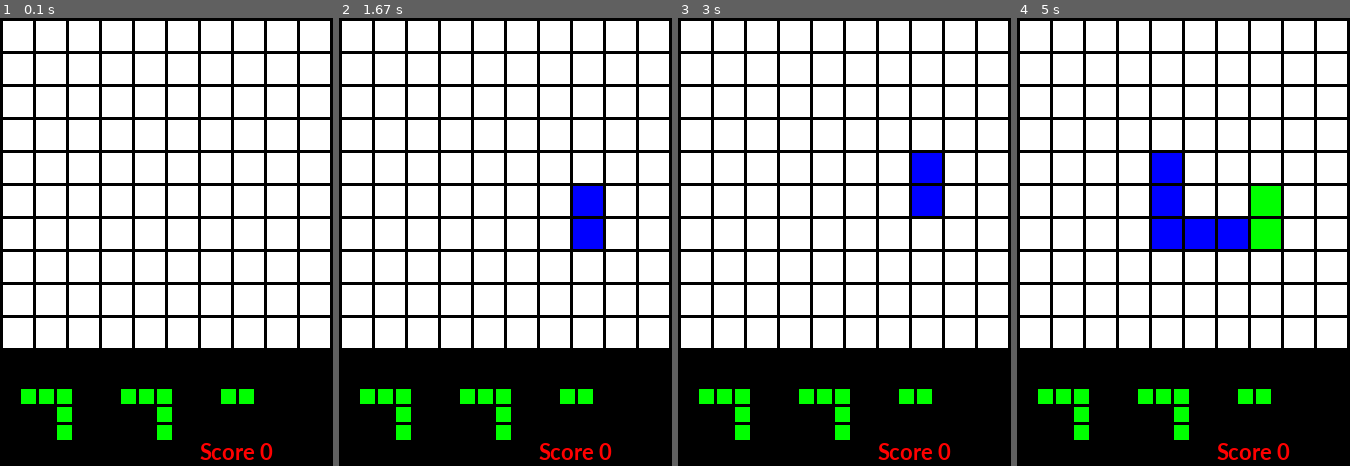
Above: before the commit, frames 1-4 (left to right).
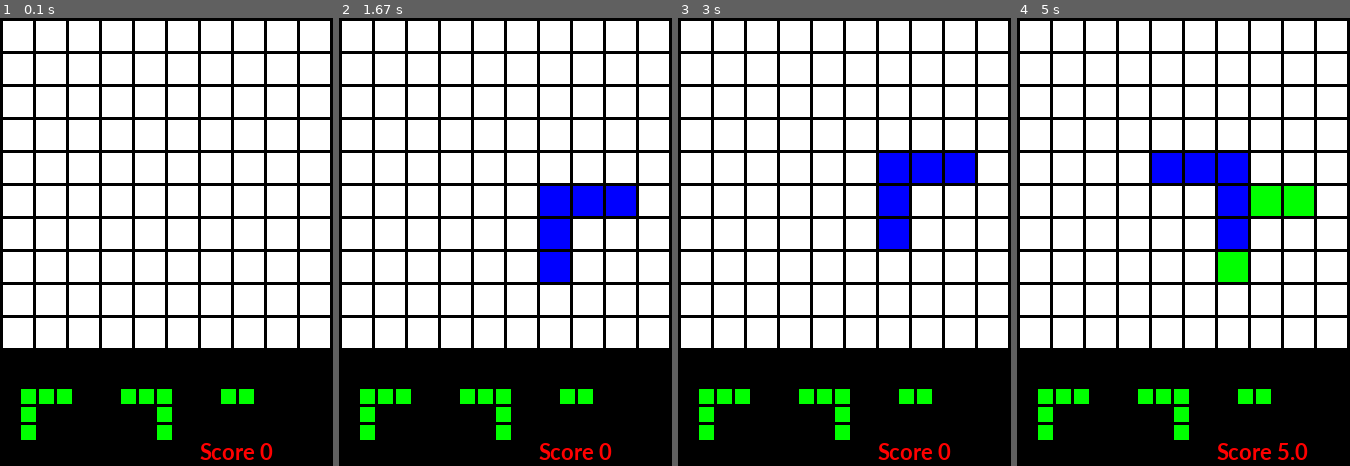
Above: after the commit, the same moments.

Repository: awshaw/1010-rl
Game: pygame game, started from 1010_game.py
Same seed, same stepped clock (60 frames per second), same inputs: the game is played once before the commit and once after it.
Inputs:
- Up to frame 1 (0.1 s): no input
- Up to frame 2 (1.67 s): tap 3 at 0.33 s; hold Esc 0.67-1.13 s; hold Right 0.67-1.13 s; tap 1 at 1.17 s; hold Right from 1.5 s (still down)
- Up to frame 3 (3 s): release Right at 1.97 s; hold Up 2-2.3 s; hold Right 2.33-2.8 s; hold Left from 2.83 s (still down)
- Up to frame 4 (5 s): release Left at 3.37 s; hold Down 3.4-3.7 s; tap Tab at 3.73 s; tap 2 at 4.07 s; hold Left 4.4-4.8 s; hold Up from 4.83 s (still down)

The runs differ from the first frame. In frame 1, 0.6% of the frame differs, in the area x 6-22%, y 86-95%; in frame 2, 3.6%; in frame 3, 3.6%; in frame 4, 6.2%, in the area x 6-90%, y 30-99%.

Commit message:
Updated the game

Diff:
--- a/1010_game.py
+++ b/1010_game.py
@@ -26,8 +26,9 @@
     clock = pygame.time.Clock()
 
     hand = pieces.rand_hand()
-    print(hand)
-
+    # print(hand)
+
+    _selected = None
     _pieces = [0, 1, 2]
 
     score = 0
@@ -46,54 +47,62 @@
 
                     if event.key == pygame.K_LEFT:
                         if 1 <= min(locs[1]) <= 9:
-                            print(_pieces)
+                            # print(_pieces)
                             p_space[locs[0], locs[1]] = 0
                             p_space[locs[0], locs[1] - 1] = 2
                             locs = np.where(p_space == 2)
 
                     elif event.key == pygame.K_RIGHT:
                         if 0 <= max(locs[1]) < 9:
-                            print(_pieces)
+                            # print(_pieces)
                             p_space[locs[0], locs[1]] = 0
                             p_space[locs[0], locs[1] + 1] = 2
                             locs = np.where(p_space == 2)
 
                     elif event.key == pygame.K_UP:
                         if 1 <= min(locs[0]) < 9:
-                            print(_pieces)
+                            # print(_pieces)
                             p_space[locs[0], locs[1]] = 0
                             p_space[locs[0]-1, locs[1]] = 2
                             locs = np.where(p_space == 2)
 
                     elif event.key == pygame.K_DOWN:
                         if 0 < max(locs[0]) < 9:
-                            print(_pieces)
+                            # print(_pieces)
                             p_space[locs[0], locs[1]] = 0
                             p_space[locs[0]+1, locs[1]] = 2
                             locs = np.where(p_space == 2)
+
+                    # Return piece to hand, do not place
+                    elif event.key == pygame.K_ESCAPE:
+                        p_space[locs[0], locs[1]] = 0
+                        _pieces.append(_selected)
+                        _selected = None
 
                     # Place piece
                     elif event.key == pygame.K_TAB:
                         elem_sum = np.sum([p_space[locs[0], locs[1]], grid[locs[0], locs[1]]], axis=0)
-                        print(elem_sum)
-
+                        # print(elem_sum)
                         illegal_count = np.where(elem_sum >= 3)
-                        print(np.shape(illegal_count)[1])
+                        # print(np.shape(illegal_count)[1])
 
                         if np.shape(illegal_count)[1] == 0:
                             p_space[locs[0], locs[1]] = 0
                             grid[locs[0], locs[1]] = 2
+                            # Update score for placed piece
+                            score += (np.sum(elem_sum)/2)
 
                 elif event.key == pygame.K_1:
-                    print(_pieces)
+                    # print(_pieces)
                     if 0 in _pieces:
                         p = 2*hand[0].astype(int)
-                        print(p)
+                        # print(p)
                         px = p.shape[0]
                         py = p.shape[1]
 
                         p_space[5:5+px, 5:5+py] += p
 
+                        _selected = 0
                         _pieces.remove(0)
                     elif len(_pieces) == 0:
                         hand = pieces.rand_hand()
@@ -103,15 +112,16 @@
                         break
 
                 elif event.key == pygame.K_2:
-                    print(_pieces)
+                    # print(_pieces)
                     if 1 in _pieces:
                         p = 2*hand[1].astype(int)
-                        print(p)
+                        # print(p)
                         px = p.shape[0]
                         py = p.shape[1]
 
                         p_space[5:5+px, 5:5+py] += p
 
+                        _selected = 1
                         _pieces.remove(1)
 
                     elif len(_pieces) == 0:
@@ -121,15 +131,16 @@
                     else:
                         break
                 elif event.key == pygame.K_3:
-                    print(_pieces)
+                    # print(_pieces)
                     if 2 in _pieces:
                         p = 2 * hand[2].astype(int)
-                        print(p)
+                        # print(p)
                         px = p.shape[0]
                         py = p.shape[1]
 
                         p_space[5:5 + px, 5:5 + py] += p
 
+                        _selected = 2
                         _pieces.remove(2)
 
                     elif len(_pieces) == 0:
@@ -184,10 +195,9 @@
                         color = GREEN
                     pygame.draw.rect(screen,
                                      color,
-                                     [p*100 + (MARGIN + 15) * (i+1) + MARGIN,
-                                      350 + (MARGIN + 15) * (j+1) + MARGIN,
-                                      15,
-                                      15])
+                                     [p*100 + (MARGIN + 15) * (j+1) + MARGIN,
+                                      350 + (MARGIN + 15) * (i+1) + MARGIN,
+                                      15, 15])
 
         font = pygame.font.SysFont('Calibri', 25, True, False)
         text = font.render("Score {}".format(score), True, RED)
--- a/pieces.py
+++ b/pieces.py
@@ -46,7 +46,7 @@
 
 def rand_hand():
     # return a hand of 3 random pieces with random rotations
-    hand = [np.array(PIECES[[_ for _ in PIECES][np.random.randint(0, 9)]], dtype=int) for _ in range(3)]
+    hand = [rand_rot(np.array(PIECES[[_ for _ in PIECES][np.random.randint(0, 9)]], dtype=int)) for _ in range(3)]
     return hand
 
 def hand_massage(hand, p):
